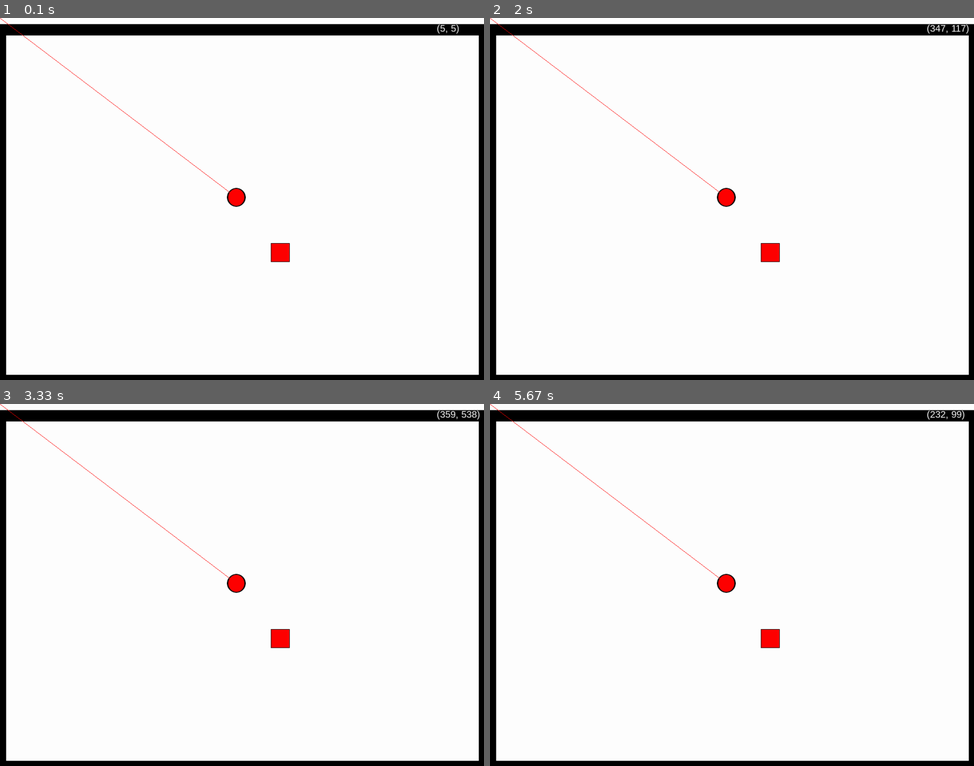
Above: before the commit, frames 1-4 (two rows, left to right).
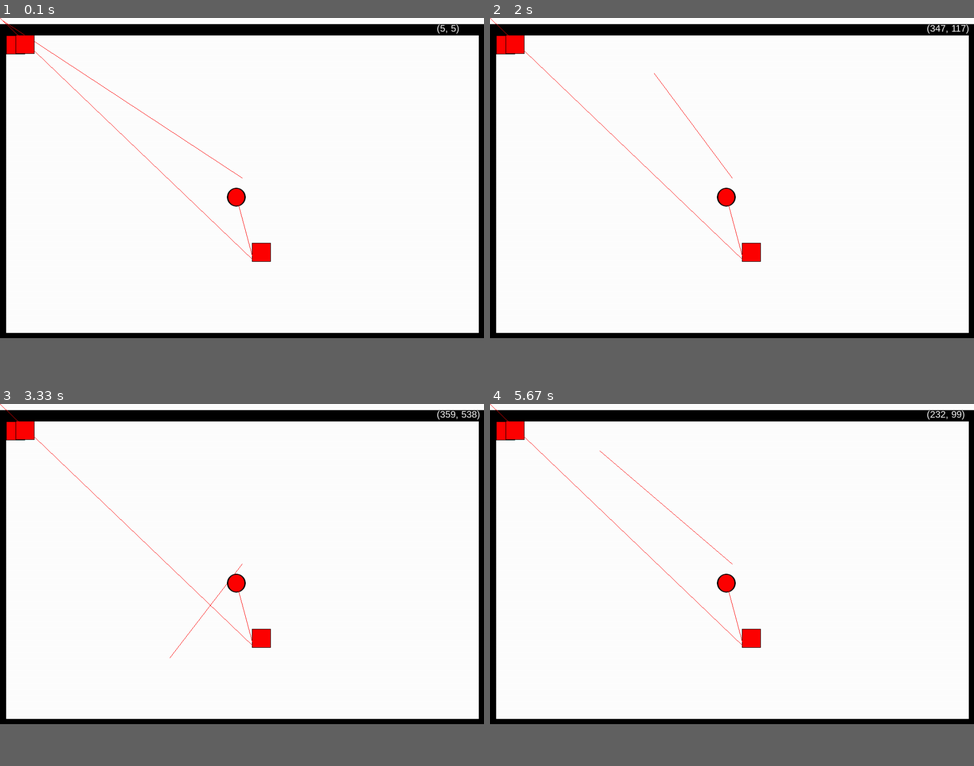
Above: after the commit, the same moments.

Repository: jonalfarlinga/lazars
Game: pygame game, started from lazars_main.py
Same seed, same stepped clock (60 frames per second), same inputs: the game is played once before the commit and once after it.
Inputs (mouse positions are in pixels of both pictures, inside the frame that each line leads up to):
- Up to frame 1 (0.1 s): no input
- Up to frame 2 (2 s): press the mouse at (615, 180) at 0.37 s; move the mouse to (698, 213) at 0.47 s; release the mouse at (780, 249) at 0.6 s; click (581, 253) at 0.72 s; click (741, 72) at 1.05 s; click (732, 217) at 1.38 s; click (654, 72) at 1.72 s
- Up to frame 3 (3.33 s): click (392, 556) at 2.05 s; click (411, 624) at 2.38 s; click (125, 621) at 2.72 s; click (169, 657) at 3.05 s
- Up to frame 4 (5.67 s): click (833, 523) at 3.38 s; click (901, 559) at 3.72 s; click (819, 671) at 4.05 s; click (635, 613) at 4.38 s; click (751, 650) at 4.72 s; click (611, 530) at 5.05 s; click (601, 451) at 5.38 s
The window is 900x674 before the commit and 900x596 after it. Grey fills any space a smaller window leaves; there, only what the larger window draws over its background counts as a difference.

The runs differ from the first frame. In frame 1, 4.4% of the frame differs, in the area x 0-100%, y 0-100%; in frame 2, 4.3%; in frame 3, 4.3%; in frame 4, 4.4%.

Commit message:
finds first bounce

Diff:
--- a/constants.py
+++ b/constants.py
@@ -1,7 +1,6 @@
 # initialize assets
 SCREEN_WIDTH = 1024
-SCREEN_HEIGHT = 767
-BORDER_WIDTH = 12
+SCREEN_HEIGHT = 679
 BORDER_WIDTH = 12
 TOP_PAD = 24
 
--- a/debug_me.py
+++ b/debug_me.py
@@ -5,6 +5,7 @@
 def debug(mouse_pos, screen, blocks):
     font = pygame.font.SysFont("Arial", 20)
     track = font.render(str(mouse_pos), True, (255, 255, 255))
+    pygame.draw.line(screen, RED, (SCREEN_WIDTH//2, SCREEN_HEIGHT//2,), mouse_pos)
     screen.blit(track, (SCREEN_WIDTH-100, 10))
     for block in blocks:
         if hasattr(block, "blit_sprite"):
@@ -13,3 +14,6 @@
                 print("COLLISION" + str(block))
         elif block.collidepoint(mouse_pos):
             print("COLLISION" + str(block))
+    for event in pygame.event.get():
+        if event.type == pygame.MOUSEBUTTONUP:
+            print(pygame.mouse.get_pos())
--- a/lazars_main.py
+++ b/lazars_main.py
@@ -33,7 +33,7 @@
         self.image = pygame.image.load(os.path.join("assets", "player.png"))
         self.rect = self.image.get_rect()
         self.rect.center = (SCREEN_WIDTH//2, SCREEN_HEIGHT//2)
-        self.direction = 45  # facing in degrees
+        self.direction = 75  # facing in degrees
 
     def blit_sprite(self, surface):
         surface.blit(
@@ -101,6 +101,7 @@
 walls = pygame.sprite.Group()
 for wall in maps.testmap():
     walls.add(wall)
+walls.add(maps.Wall((53,56)))
 
 player = Player()
 player.rect.center = (500, 380)
--- a/maps.py
+++ b/maps.py
@@ -5,7 +5,6 @@
 map builders
 Linting is ignored in this file for "Line is too long"
 '''
-
 
 
 class Wall(pygame.sprite.Sprite):
@@ -20,7 +19,7 @@
     def blit_sprite(self, surface):
         surface.blit(
             source=self.image,
-            dest=(self.rect.centerx+self.image.get_size()[0]//2,
+            dest=(self.rect.centerx-self.image.get_size()[0]//2,
                   self.rect.centery-self.image.get_size()[1]//2)
         )
 
@@ -45,7 +44,7 @@
     '''
     X = 1
     map = [
-        [0, 0, 0, 0, 0, 0, 0, 0, 0, 0, 0, 0, 0, 0, 0, 0, 0, 0, 0, 0, 0, 0, 0, 0,],
+        [1, 0, 0, 0, 0, 0, 0, 0, 0, 0, 0, 0, 0, 0, 0, 0, 0, 0, 0, 0, 0, 0, 0, 0,],
         [0, 0, 0, 0, 0, 0, 0, 0, 0, 0, 0, 0, 0, 0, 0, 0, 0, 0, 0, 0, 0, 0, 0, 0,],
         [0, 0, 0, 0, 0, 0, 0, 0, 0, 0, 0, 0, 0, 0, 0, 0, 0, 0, 0, 0, 0, 0, 0, 0,],
         [0, 0, 0, 0, 0, 0, 0, 0, 0, 0, 0, 0, 0, 0, 0, 0, 0, 0, 0, 0, 0, 0, 0, 0,],
--- a/vector_math.py
+++ b/vector_math.py
@@ -16,6 +16,7 @@
             (point1[0] - point2[1]) ** 2 +
             (point1[0] - point2[1]) ** 2
     )
+    return distance
 
 
 # returns y2
@@ -27,30 +28,29 @@
 
 def calculate_line(source, deg, rects):
     line_segments = []
-    while len(line_segments) < 3:
+    while source and len(line_segments) < 3:
         bounce = None
         x1, y1 = source
         uvx, uvy = deg_to_vector(deg)
         if uvx > 0:
             collisions = []
             for x2 in range(x1+1, SCREEN_WIDTH):
-                y2 = (
+                y2 = int(
                     y1 + ((x2 - x1) / uvx) * uvy
                 )
                 for rect in rects:
                     if rect.collidepoint((x2, y2)):
                         collisions.append((x2, y2))
             if len(collisions) > 0:
-                bounce = (source, collision[0])
+                bounce = (collisions[-1])
                 for collision in collisions:
-                    if distance(source, collision):
-                        bounce = (source, collision)
-                else:
-                    bounce = None
+                    if distance(source, collision) < distance(source, bounce):
+                        bounce = collision
+            else:
+                bounce = None
             line_segments.append((source, bounce))
         if bounce:
             source = bounce
         else:
-            bounce = (0, 0)
-            break
+            bounce = None
     return line_segments
